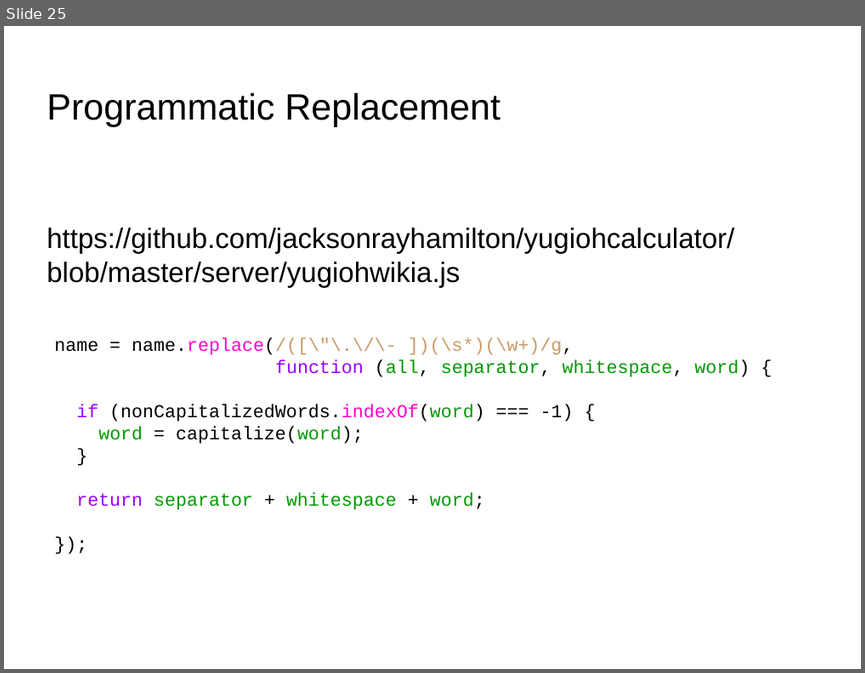
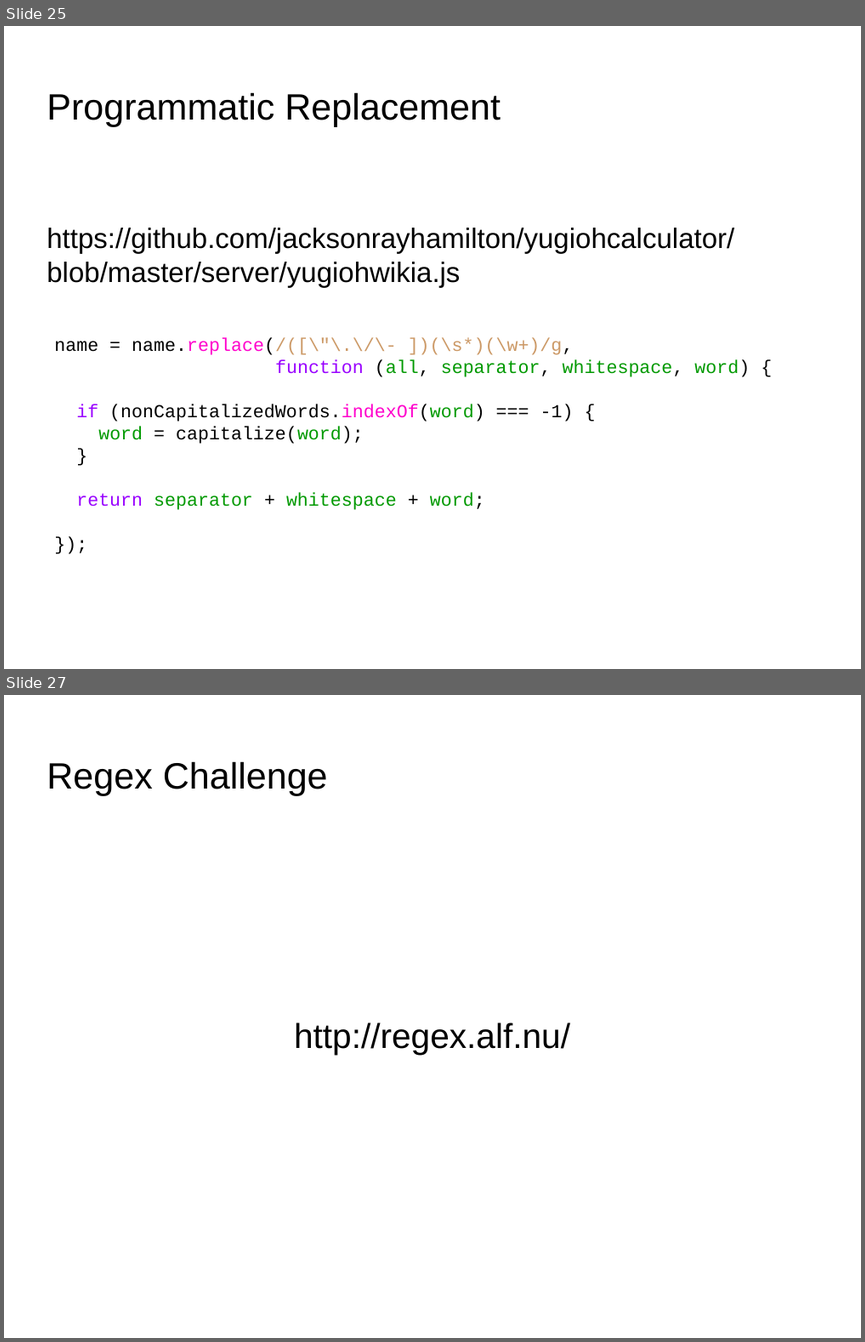
Before and after one commit to codetech/regular-expressions, a slide deck: presentation/presentation.odp. Shown one above the other, each under a label of ours: slide 25 before the commit, slides 25 and 27 after it; the slides between them are not shown. The pictures are 865x673 and 865x1342 pixels, drawn with LibreOffice and Linux fonts; fonts in the diff are those of the drawing; background and template pictures are left out. Boxes give left, top, right and bottom in pixels: in the first picture for what was removed or moved away, otherwise in the second. Text is boxed around its words. In the diff, an @@ line names an element or a change of style, - is before the commit and + after.

Commit message:
Add challenge slide.

```diff
--- a/presentation/presentation.odp
+++ b/presentation/presentation.odp
@@ slide 27 added at box(4, 695, 861, 1338), background picture (left out) @@
@@ title added at box(46, 761, 328, 796), 33.9 pt, text #000000 @@
+Regex Challenge
@@ subtitle added at box(294, 1022, 570, 1055), 32 pt, text #000000 @@
+http://regex.alf.nu/
```
Also in this commit, not shown: 1 slide changed.
